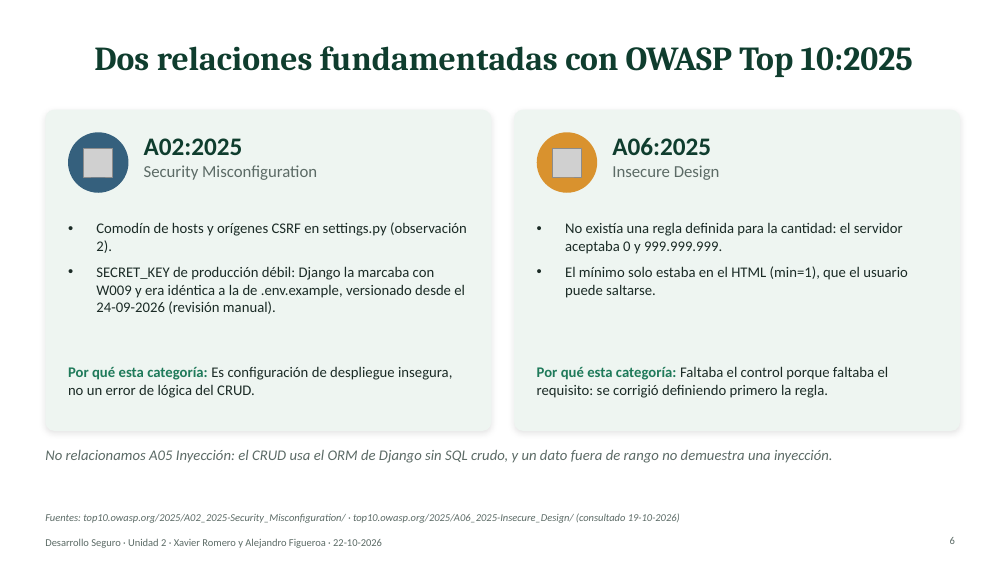
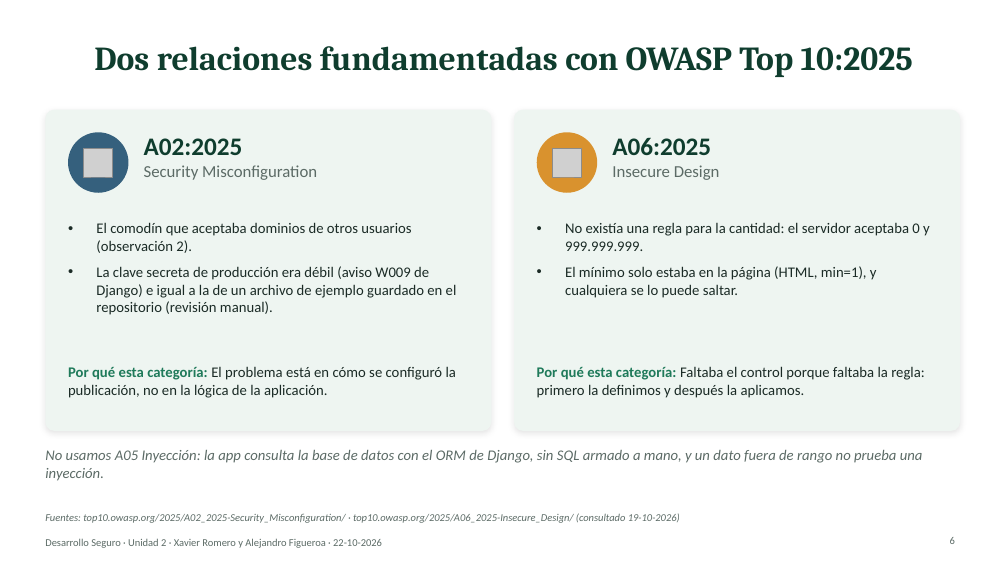
Before and after one commit to xaviiromf/desarrollo-seguro-10-09, a slide deck: slide 6 of evaluacion_u2/Presentacion_U2_Desarrollo_Seguro.pptx. Drawn at 1008x567 pixels with LibreOffice and Linux fonts; fonts in the diff are those of the drawing; grey boxes stand for pictures. Boxes give left, top, right and bottom in pixels: in the first picture for what was removed or moved away, otherwise in the second. Text is boxed around its words. In the diff, an @@ line names an element or a change of style, - is before the commit and + after.

Commit message:
docs: simplify deck wording, drop criteria and commit refs, generate script and prep guide from guion.json

```diff
--- a/evaluacion_u2/Presentacion_U2_Desarrollo_Seguro.pptx
+++ b/evaluacion_u2/Presentacion_U2_Desarrollo_Seguro.pptx
@@ text at box(96, 222, 457, 315): text changed @@
-• Comodín de hosts y orígenes CSRF en settings.py (observación 2).
-• SECRET_KEY de producción débil: Django la marcaba con W009 y era idéntica a la de .env.example, versionado desde el 24-09-2026 (revisión manual).
+• El comodín que aceptaba dominios de otros usuarios (observación 2).
+• La clave secreta de producción era débil (aviso W009 de Django) e igual a la de un archivo de ejemplo guardado en el repositorio (revisión manual).
@@ text at box(565, 222, 930, 298): text changed @@
-• No existía una regla definida para la cantidad: el servidor aceptaba 0 y 999.999.999.
-• El mínimo solo estaba en el HTML (min=1), que el usuario puede saltarse.
+• No existía una regla para la cantidad: el servidor aceptaba 0 y 999.999.999.
+• El mínimo solo estaba en la página (HTML, min=1), y cualquiera se lo puede saltar.
@@ text at box(68, 367, 456, 398): text changed @@
-Por qué esta categoría: Es configuración de despliegue insegura, no un error de lógica del CRUD.
+Por qué esta categoría: El problema está en cómo se configuró la publicación, no en la lógica de la aplicación.
@@ text at box(537, 366, 925, 398): text changed @@
-Por qué esta categoría: Faltaba el control porque faltaba el requisito: se corrigió definiendo primero la regla.
+Por qué esta categoría: Faltaba el control porque faltaba la regla: primero la definimos y después la aplicamos.
@@ text at box(45, 450, 923, 481): text changed @@
-No relacionamos A05 Inyección: el CRUD usa el ORM de Django sin SQL crudo, y un dato fuera de rango no demuestra una inyección.
+No usamos A05 Inyección: la app consulta la base de datos con el ORM de Django, sin SQL armado a mano, y un dato fuera de rango no prueba una inyección.
```
Also in this commit, not shown: 13 other slides changed, 5 other files.
